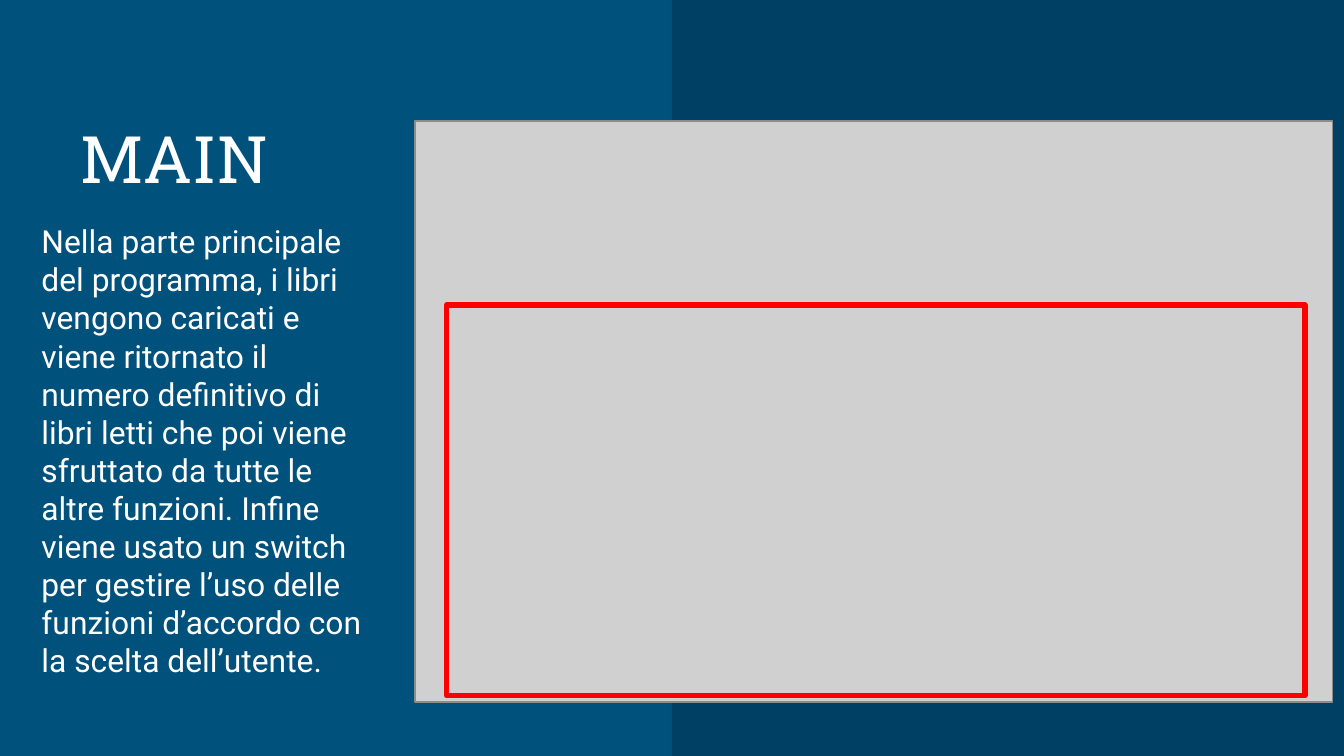
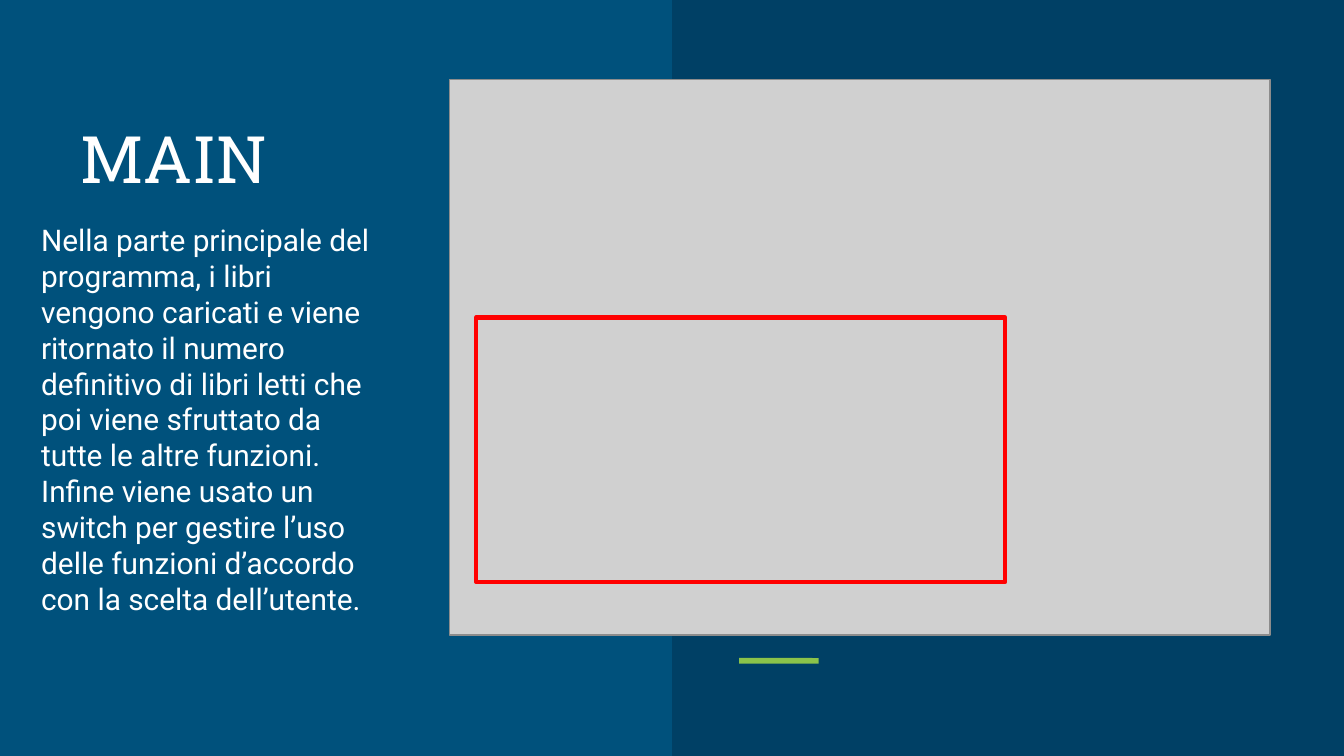
Before and after one commit to TarikMansour/C-2024-2025, a slide deck: slide 5 of Progettazione.pptx. Drawn at 1344x756 pixels with LibreOffice and Linux fonts; fonts in the diff are those of the drawing; grey boxes stand for pictures. Boxes give left, top, right and bottom in pixels: in the first picture for what was removed or moved away, otherwise in the second. Text is boxed around its words. In the diff, an @@ line names an element or a change of style, - is before the commit and + after.

```diff
--- a/Progettazione.pptx
+++ b/Progettazione.pptx
@@ picture: place and size @@
-picture at [415,121,1333,702]
+picture at [450,79,1270,634]
@@ text "Nella parte principale del programma, ..." at [41,228,369,611]: size 17 to 16 pt @@
@@ rectangle removed at [446,305,1305,696] @@
@@ rectangle added at [476,317,1005,582], outline #FF0000 2.3 pt @@
@@ freeform shape added at [739,661,818,661], outline #8BC34A 3 pt @@
```
Also in this commit, not shown: 4 other slides changed, 1 slide removed.
